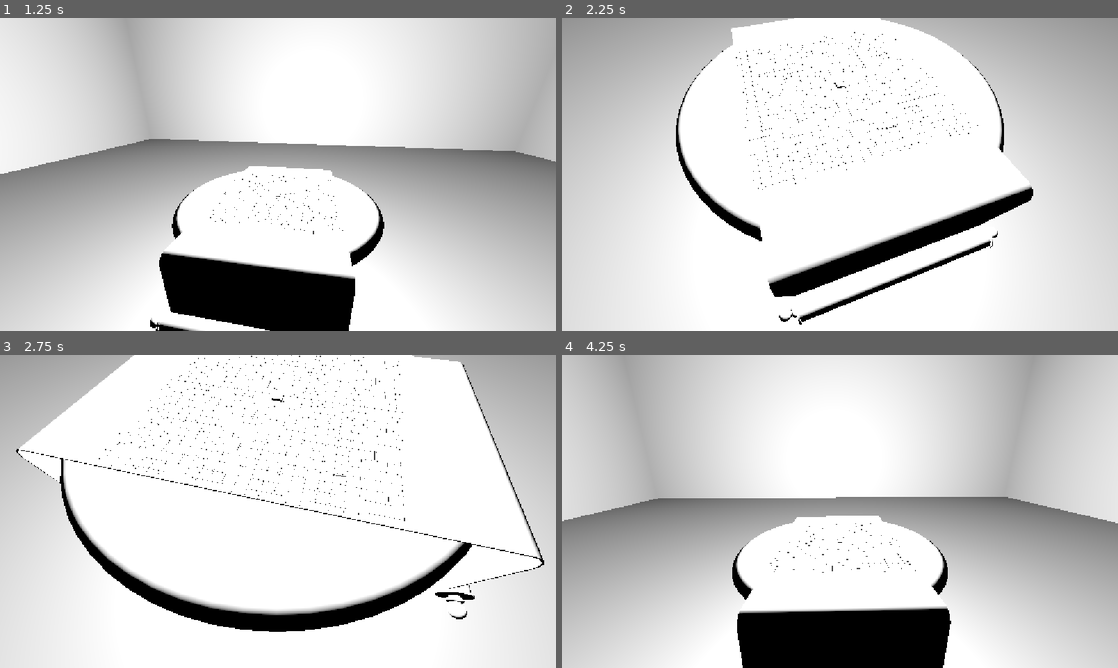
Above: before the commit, frames 1-4 (two rows, left to right).
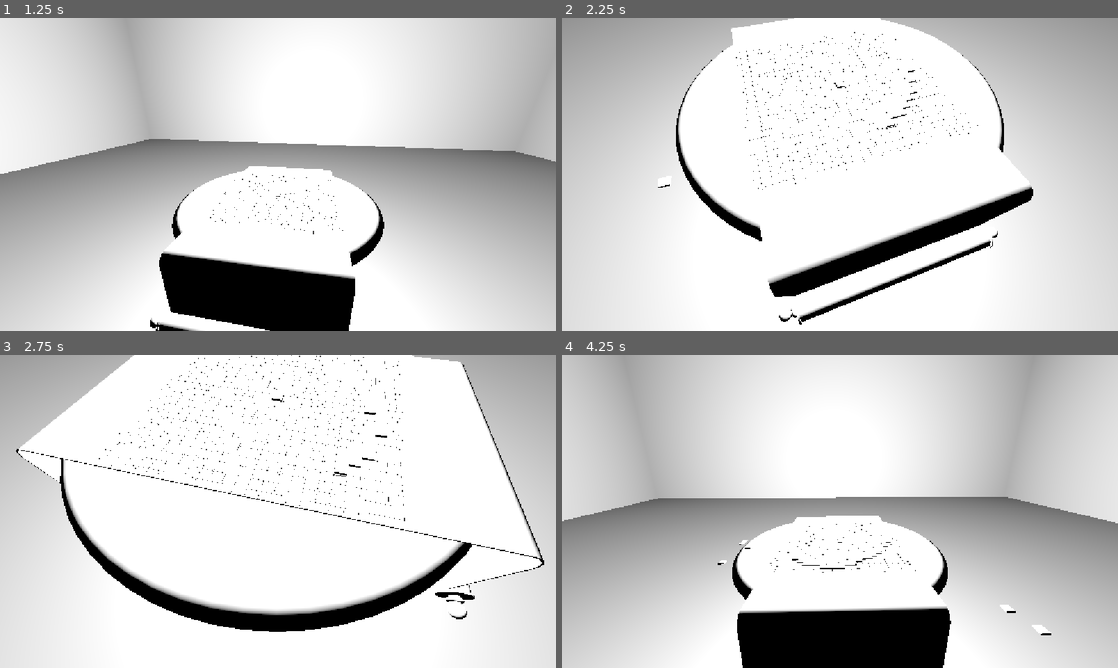
Above: after the commit, the same moments.

Repository: greywolfcode/TBD
Game: Godot game, scene res://areas/game.tscn
The game is run twice, just before and just after one commit, with the same random seed, the same clock (stepped at 60 frames per second) and the same inputs.
Inputs (mouse positions are in pixels of both pictures, inside the frame that each line leads up to):
- Up to frame 1 (1.25 s): tap Enter at 0.5 s; move the mouse to (400, 158) at 0.52 s; press the mouse at (400, 158) at 0.53 s; hold D (rotate_right) from 0.53 s (still down)
- Up to frame 2 (2.25 s): move the mouse to (728, 190) at 1.27 s; release D (rotate_right) at 1.28 s; release the mouse at (728, 190) at 1.28 s; hold S (tilt_down) 1.28-2.03 s; click (728, 190) at 1.35 s; move the mouse to (895, 105) at 2.02 s; press the mouse at (895, 105) at 2.03 s; hold D (rotate_right) from 2.03 s (still down); tap Mouse wheel up (zoom_in) at 2.1 s
- Up to frame 3 (2.75 s): keep holding D (rotate_right)
- Up to frame 4 (4.25 s): move the mouse to (812, 574) at 2.77 s; release D (rotate_right) at 2.78 s; release the mouse at (812, 574) at 2.78 s; hold W (tilt_up) 2.78-3.53 s; tap Mouse wheel down (zoom_out) at 2.85 s; click (812, 574) at 3.05 s; move the mouse to (1006, 558) at 3.52 s; press the mouse at (1006, 558) at 3.53 s; hold A (rotate_left) from 3.53 s (still down)

Frame 1 is identical in both runs. In frame 2, less than 0.1% of the frame differs, in the area x 17-64%, y 15-55%; in frame 3, less than 0.1%; in frame 4, 0.2%, in the area x 28-88%, y 59-90%.

Commit message:
Implement placing tiles

Diff:
--- a/src/world/table/table.gd
+++ b/src/world/table/table.gd
@@ -2,6 +2,9 @@
 
 const RAY_LENGTH: int = 50
 @onready var preview: Node3D = $tile_preview
+@onready var tile_storage: Node = $"../tiles"
+
+const MEADOW_TILE: PackedScene = preload("res://tiles/meadow/meadow.tscn")
 
 # Called when the node enters the scene tree for the first time.
 func _ready() -> void:
@@ -33,4 +36,12 @@
 
 # Called every frame. 'delta' is the elapsed time since the previous frame.
 func _process(delta: float) -> void:
-	pass
+	if Input.is_action_pressed("left_click"):
+		if preview.visible: #means that the mouse is over a grid location
+			Globals.tiles[Vector2(preview.position.x, preview.position.y)] = Globals.TileType.MEADOW
+
+			var new_tile = MEADOW_TILE.instantiate()
+			new_tile.position.x = preview.position.x
+			new_tile.position.y = 0.015
+			new_tile.position.z = preview.position.z
+			tile_storage.add_child(new_tile)
